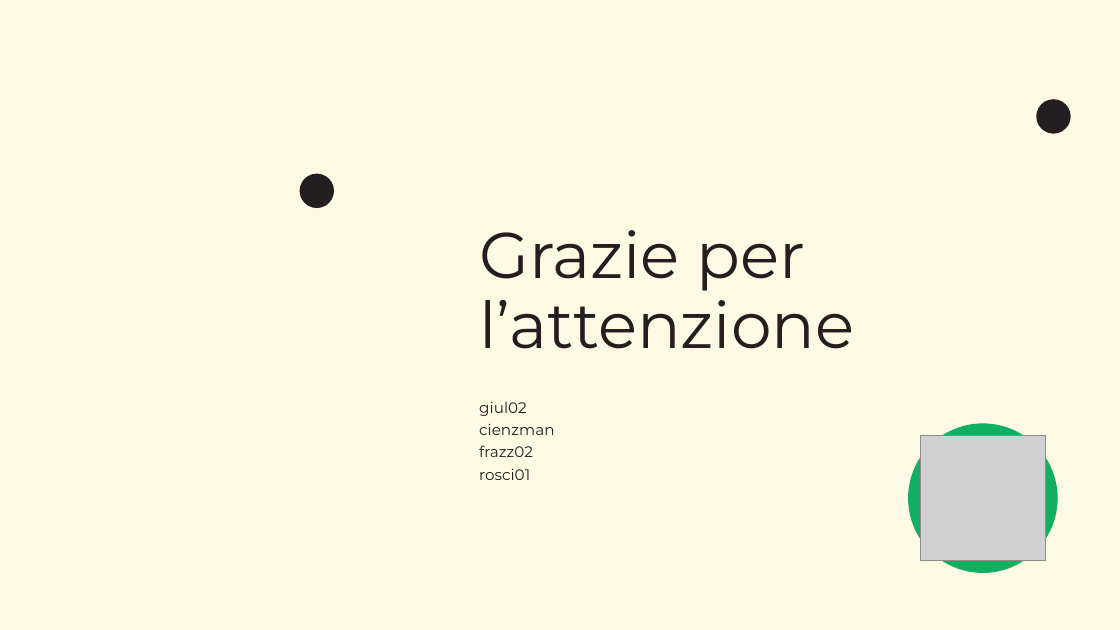
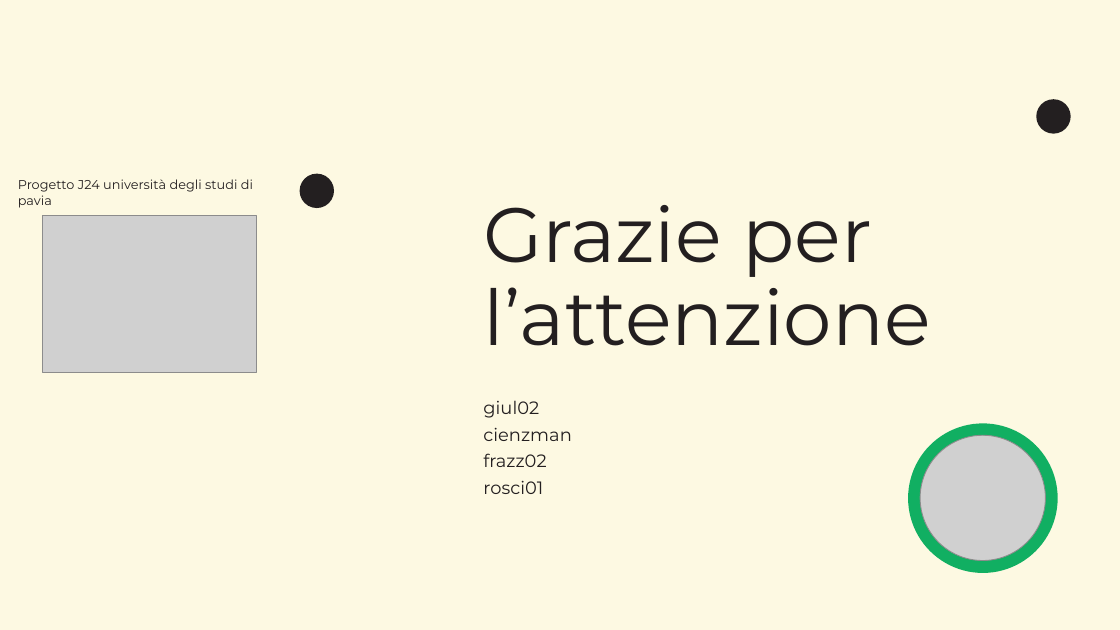
Before and after one commit to IngSW-unipv/Progetto-J24, a slide deck: slide 20 of doc/Presentation.pptx (slide 16 before the commit). Drawn at 1120x630 pixels with LibreOffice and Linux fonts; fonts in the diff are those of the drawing; grey boxes stand for pictures; background and template pictures are left out. Boxes give left, top, right and bottom in pixels: in the first picture for what was removed or moved away, otherwise in the second. Text is boxed around its words. In the diff, an @@ line names an element or a change of style, - is before the commit and + after.

```diff
--- a/doc/Presentation.pptx
+++ b/doc/Presentation.pptx
@@ text added at (18,179,253,208), 11 pt, text #231F20 @@
+Progetto J24 università degli studi di pavia
@@ title "Grazie per l’attenzione" at (483,205,930,346): size 55.4 to 66 pt @@
@@ picture added at (43,216,257,372) @@
@@ text "giul02" at (483,400,571,494): size 13.1 to 15.3 pt; line spacing 0.72 to 0.7; more space between paragraphs @@
```
Also in this commit, not shown: 10 other slides changed, 5 slides added, 1 slide removed.
